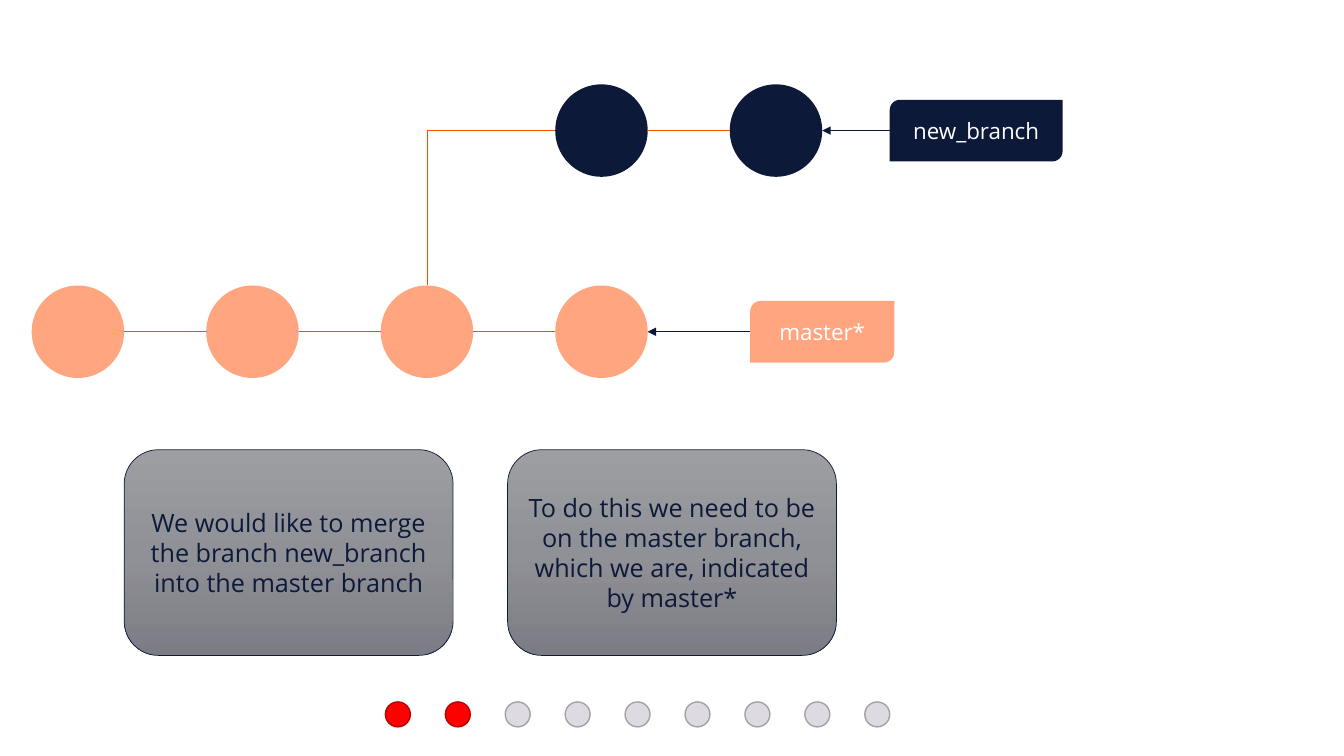
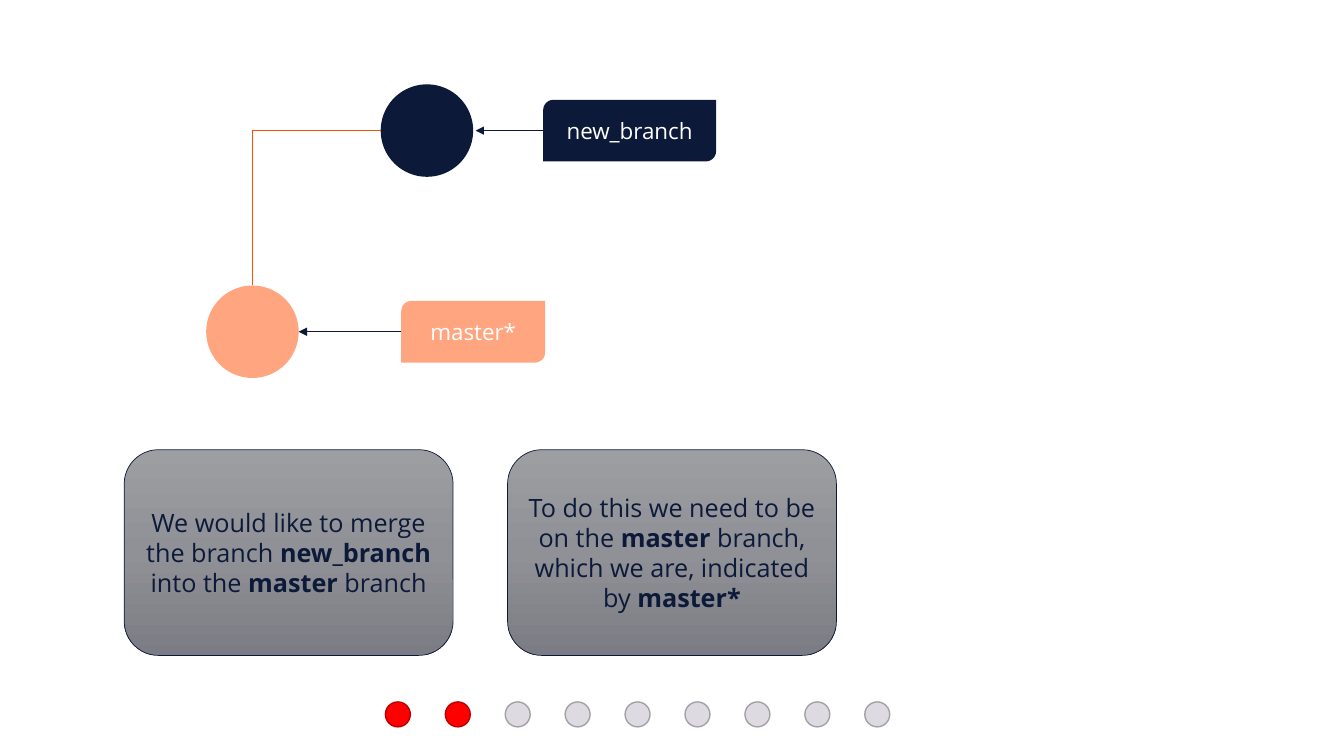
Before and after one commit to e815135/Shiny-App-Project, a slide deck: slide 45 of making basic workflow diagram.pptx. Drawn at 1344x756 pixels with LibreOffice and Linux fonts; fonts in the diff are those of the drawing. Boxes give left, top, right and bottom in pixels: in the first picture for what was removed or moved away, otherwise in the second. Text is boxed around its words. In the diff, an @@ line names an element or a change of style, - is before the commit and + after.

```diff
--- a/making basic workflow diagram.pptx
+++ b/making basic workflow diagram.pptx
@@ ellipse moved from (x1=556, y1=85, x2=648, y2=177) to (x1=381, y1=85, x2=474, y2=177) @@
@@ ellipse removed at (x1=730, y1=85, x2=823, y2=177) @@
@@ round diag rect "new_branch" moved from (x1=890, y1=100, x2=1064, y2=161) to (x1=543, y1=100, x2=717, y2=161) @@
@@ elbow line moved from (427, 285) - (556, 131) to (252, 285) - (381, 131) @@
@@ arrow moved from (890, 131) - (823, 131) to (543, 131) - (476, 131) @@
@@ line removed from (648, 131) to (730, 131) @@
@@ ellipse removed at (x1=31, y1=285, x2=124, y2=378) @@
@@ ellipse removed at (x1=381, y1=285, x2=474, y2=378) @@
@@ ellipse removed at (x1=556, y1=285, x2=648, y2=378) @@
@@ round diag rect "master*" moved from (x1=750, y1=301, x2=894, y2=363) to (x1=401, y1=301, x2=545, y2=363) @@
@@ line removed from (124, 332) to (207, 332) @@
@@ line moved from (298, 332) - (381, 332) to (401, 332) - (298, 332) @@
@@ line (401, 332) - (298, 332): line to arrow; stroke #FF4D00 0.5 pt to #0C1938 0.5 pt @@
@@ line removed from (473, 332) to (556, 332) @@
@@ arrow removed from (750, 332) to (648, 332) @@
@@ rounded rectangle "We would like to merge ..." at (x1=124, y1=450, x2=453, y2=655): bold on in "new_branch master" @@
@@ rounded rectangle "To do this we need ..." at (x1=507, y1=450, x2=836, y2=655): bold on in "master master*" @@
```
Also in this commit, not shown: 8 other slides changed, 10 slides added, 20 other files.
